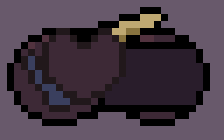
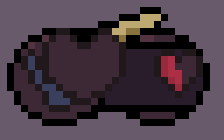
Layer changes from the first 224x140 image to the second:
added layer "MiniHeartHalfIcon.png" above "MiniHeartIcon.png" over [154, 49, 203, 98]
added layer "MiniHeartIcon.png" above "HeartEmptyIcon.png" over [154, 49, 203, 98]
